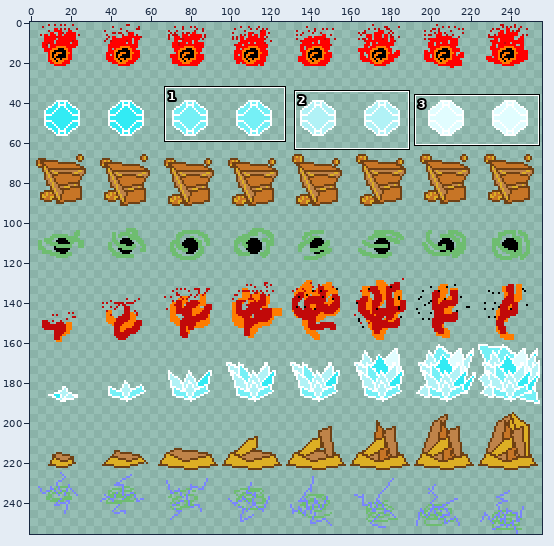
Sprite sheet: data/textures/01/Spell Spritesheet.png. The picture above shows the old version from afar; the outline marks the close-up.
Close-up. As it was:
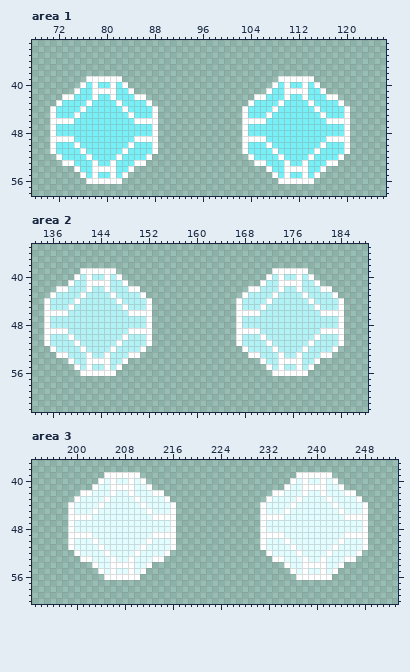
The file is 256x256 pixels. Shown: area 1: x 68..126, y 33..58; area 2: x 133..188, y 35..62; area 3: x 193..253, y 37..60.
The result:
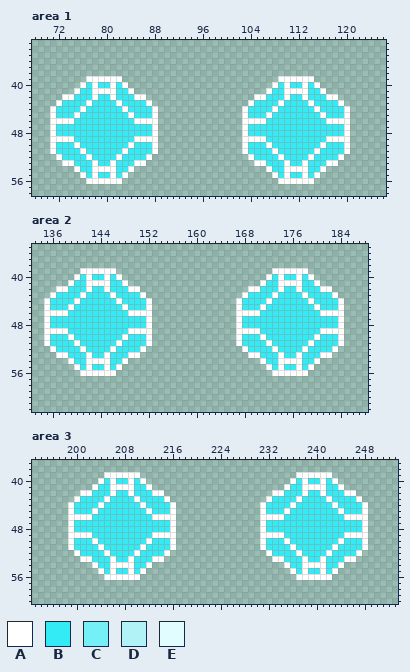
Palette (. is transparent): A #ffffff  B #32ebf4  C #75f0f6  D #b1f2f6  E #e1fdff
Message: Changed ice spell slightly
Diff:
Area 1:
y 40: x 77 C -> B; x 79..80 CC -> BB; x 82 C -> B; x 109 C -> B; x 111..112 CC -> BB; x 114 C -> B
y 41: x 76..77 CC -> BB; x 82..83 CC -> BB; x 108..109 CC -> BB; x 114..115 CC -> BB
y 42: x 75..77 CCC -> BBB; x 79..80 CC -> BB; x 82..84 CCC -> BBB; x 107..109 CCC -> BBB; x 111..112 CC -> BB; x 114..116 CCC -> BBB
y 43: x 73..76 CCCC -> BBBB; x 78..81 CCCC -> BBBB; x 83..86 CCCC -> BBBB; x 105..108 CCCC -> BBBB; x 110..113 CCCC -> BBBB; x 115..118 CCCC -> BBBB
y 44: x 72..75 CCCC -> BBBB; x 77..82 CCCCCC -> BBBBBB; x 84..87 CCCC -> BBBB; x 104..107 CCCC -> BBBB; x 109..114 CCCCCC -> BBBBBB; x 116..119 CCCC -> BBBB
y 45: x 72..74 CCC -> BBB; x 76..83 CCCCCCCC -> BBBBBBBB; x 85..87 CCC -> BBB; x 104..106 CCC -> BBB; x 108..115 CCCCCCCC -> BBBBBBBB; x 117..119 CCC -> BBB
y 46: x 75..84 CCCCCCCCCC -> BBBBBBBBBB; x 107..116 CCCCCCCCCC -> BBBBBBBBBB
y 47..48: x 72..87 CCCCCCCCCCCCCCCC -> BBBBBBBBBBBBBBBB; x 104..119 CCCCCCCCCCCCCCCC -> BBBBBBBBBBBBBBBB
y 49: x 75..84 CCCCCCCCCC -> BBBBBBBBBB; x 107..116 CCCCCCCCCC -> BBBBBBBBBB
y 50: x 72..74 CCC -> BBB; x 76..83 CCCCCCCC -> BBBBBBBB; x 85..87 CCC -> BBB; x 104..106 CCC -> BBB; x 108..115 CCCCCCCC -> BBBBBBBB; x 117..119 CCC -> BBB
y 51: x 72..75 CCCC -> BBBB; x 77..82 CCCCCC -> BBBBBB; x 84..87 CCCC -> BBBB; x 104..107 CCCC -> BBBB; x 109..114 CCCCCC -> BBBBBB; x 116..119 CCCC -> BBBB
y 52: x 73..76 CCCC -> BBBB; x 78..81 CCCC -> BBBB; x 83..86 CCCC -> BBBB; x 105..108 CCCC -> BBBB; x 110..113 CCCC -> BBBB; x 115..118 CCCC -> BBBB
y 53: x 75..77 CCC -> BBB; x 79..80 CC -> BB; x 82..84 CCC -> BBB; x 107..109 CCC -> BBB; x 111..112 CC -> BB; x 114..116 CCC -> BBB
y 54: x 76..77 CC -> BB; x 82..83 CC -> BB; x 108..109 CC -> BB; x 114..115 CC -> BB
y 55: x 77 C -> B; x 79..80 CC -> BB; x 82 C -> B; x 109 C -> B; x 111..112 CC -> BB; x 114 C -> B
Area 2:
y 40: x 141 D -> B; x 143..144 DD -> BB; x 146 D -> B; x 173 D -> B; x 175..176 DD -> BB; x 178 D -> B
y 41: x 140..141 DD -> BB; x 146..147 DD -> BB; x 172..173 DD -> BB; x 178..179 DD -> BB
y 42: x 139..141 DDD -> BBB; x 143..144 DD -> BB; x 146..148 DDD -> BBB; x 171..173 DDD -> BBB; x 175..176 DD -> BB; x 178..180 DDD -> BBB
y 43: x 137..140 DDDD -> BBBB; x 142..145 DDDD -> BBBB; x 147..150 DDDD -> BBBB; x 169..172 DDDD -> BBBB; x 174..177 DDDD -> BBBB; x 179..182 DDDD -> BBBB
y 44: x 136..139 DDDD -> BBBB; x 141..146 DDDDDD -> BBBBBB; x 148..151 DDDD -> BBBB; x 168..171 DDDD -> BBBB; x 173..178 DDDDDD -> BBBBBB; x 180..183 DDDD -> BBBB
y 45: x 136..138 DDD -> BBB; x 140..147 DDDDDDDD -> BBBBBBBB; x 149..151 DDD -> BBB; x 168..170 DDD -> BBB; x 172..179 DDDDDDDD -> BBBBBBBB; x 181..183 DDD -> BBB
y 46: x 139..148 DDDDDDDDDD -> BBBBBBBBBB; x 171..180 DDDDDDDDDD -> BBBBBBBBBB
y 47..48: x 136..151 DDDDDDDDDDDDDDDD -> BBBBBBBBBBBBBBBB; x 168..183 DDDDDDDDDDDDDDDD -> BBBBBBBBBBBBBBBB
y 49: x 139..148 DDDDDDDDDD -> BBBBBBBBBB; x 171..180 DDDDDDDDDD -> BBBBBBBBBB
y 50: x 136..138 DDD -> BBB; x 140..147 DDDDDDDD -> BBBBBBBB; x 149..151 DDD -> BBB; x 168..170 DDD -> BBB; x 172..179 DDDDDDDD -> BBBBBBBB; x 181..183 DDD -> BBB
y 51: x 136..139 DDDD -> BBBB; x 141..146 DDDDDD -> BBBBBB; x 148..151 DDDD -> BBBB; x 168..171 DDDD -> BBBB; x 173..178 DDDDDD -> BBBBBB; x 180..183 DDDD -> BBBB
y 52: x 137..140 DDDD -> BBBB; x 142..145 DDDD -> BBBB; x 147..150 DDDD -> BBBB; x 169..172 DDDD -> BBBB; x 174..177 DDDD -> BBBB; x 179..182 DDDD -> BBBB
y 53: x 139..141 DDD -> BBB; x 143..144 DD -> BB; x 146..148 DDD -> BBB; x 171..173 DDD -> BBB; x 175..176 DD -> BB; x 178..180 DDD -> BBB
y 54: x 140..141 DD -> BB; x 146..147 DD -> BB; x 172..173 DD -> BB; x 178..179 DD -> BB
y 55: x 141 D -> B; x 143..144 DD -> BB; x 146 D -> B; x 173 D -> B; x 175..176 DD -> BB; x 178 D -> B
Area 3:
y 40: x 205 E -> B; x 207..208 EE -> BB; x 210 E -> B; x 237 E -> B; x 239..240 EE -> BB; x 242 E -> B
y 41: x 204..205 EE -> BB; x 210..211 EE -> BB; x 236..237 EE -> BB; x 242..243 EE -> BB
y 42: x 203..205 EEE -> BBB; x 207..208 EE -> BB; x 210..212 EEE -> BBB; x 235..237 EEE -> BBB; x 239..240 EE -> BB; x 242..244 EEE -> BBB
y 43: x 201..204 EEEE -> BBBB; x 206..209 EEEE -> BBBB; x 211..214 EEEE -> BBBB; x 233..236 EEEE -> BBBB; x 238..241 EEEE -> BBBB; x 243..246 EEEE -> BBBB
y 44: x 200..203 EEEE -> BBBB; x 205..210 EEEEEE -> BBBBBB; x 212..215 EEEE -> BBBB; x 232..235 EEEE -> BBBB; x 237..242 EEEEEE -> BBBBBB; x 244..247 EEEE -> BBBB
y 45: x 200..202 EEE -> BBB; x 204..211 EEEEEEEE -> BBBBBBBB; x 213..215 EEE -> BBB; x 232..234 EEE -> BBB; x 236..243 EEEEEEEE -> BBBBBBBB; x 245..247 EEE -> BBB
y 46: x 203..212 EEEEEEEEEE -> BBBBBBBBBB; x 235..244 EEEEEEEEEE -> BBBBBBBBBB
y 47..48: x 200..215 EEEEEEEEEEEEEEEE -> BBBBBBBBBBBBBBBB; x 232..247 EEEEEEEEEEEEEEEE -> BBBBBBBBBBBBBBBB
y 49: x 203..212 EEEEEEEEEE -> BBBBBBBBBB; x 235..244 EEEEEEEEEE -> BBBBBBBBBB
y 50: x 200..202 EEE -> BBB; x 204..211 EEEEEEEE -> BBBBBBBB; x 213..215 EEE -> BBB; x 232..234 EEE -> BBB; x 236..243 EEEEEEEE -> BBBBBBBB; x 245..247 EEE -> BBB
y 51: x 200..203 EEEE -> BBBB; x 205..210 EEEEEE -> BBBBBB; x 212..215 EEEE -> BBBB; x 232..235 EEEE -> BBBB; x 237..242 EEEEEE -> BBBBBB; x 244..247 EEEE -> BBBB
y 52: x 201..204 EEEE -> BBBB; x 206..209 EEEE -> BBBB; x 211..214 EEEE -> BBBB; x 233..236 EEEE -> BBBB; x 238..241 EEEE -> BBBB; x 243..246 EEEE -> BBBB
y 53: x 203..205 EEE -> BBB; x 207..208 EE -> BB; x 210..212 EEE -> BBB; x 235..237 EEE -> BBB; x 239..240 EE -> BB; x 242..244 EEE -> BBB
y 54: x 204..205 EE -> BB; x 210..211 EE -> BB; x 236..237 EE -> BB; x 242..243 EE -> BB
y 55: x 205 E -> B; x 207..208 EE -> BB; x 210 E -> B; x 237 E -> B; x 239..240 EE -> BB; x 242 E -> B
Boxes around the changes in both close-ups, in picture pixels (x1, y1, x2, y2):
changed: (56, 82, 152, 178)
changed: (248, 82, 344, 178)
changed: (50, 274, 146, 370)
changed: (242, 274, 338, 370)
changed: (74, 478, 170, 574)
changed: (266, 478, 362, 574)
